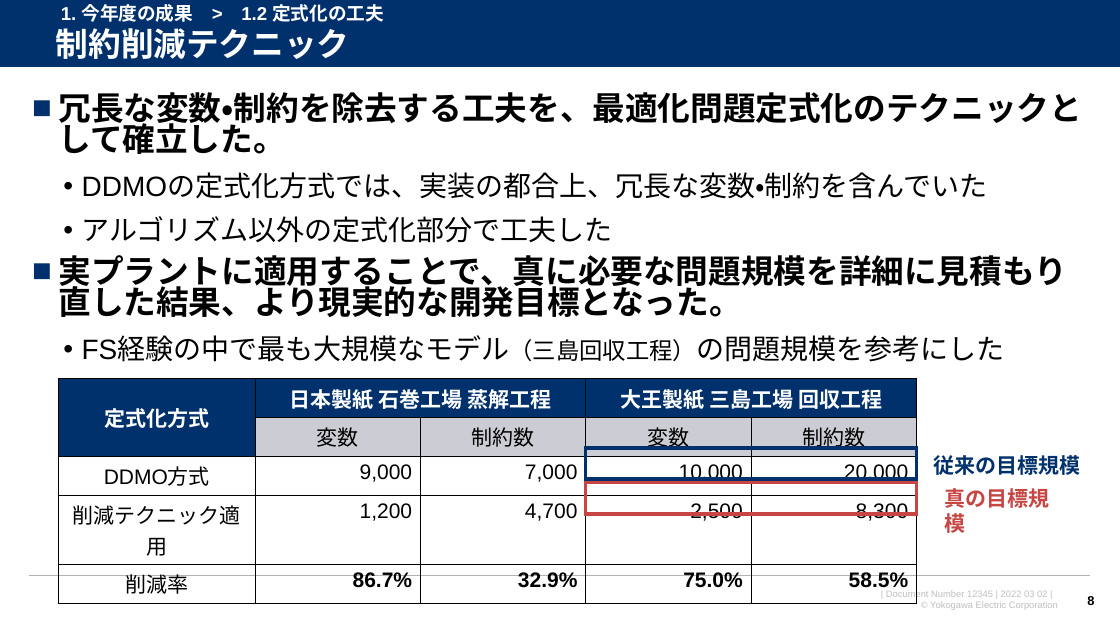
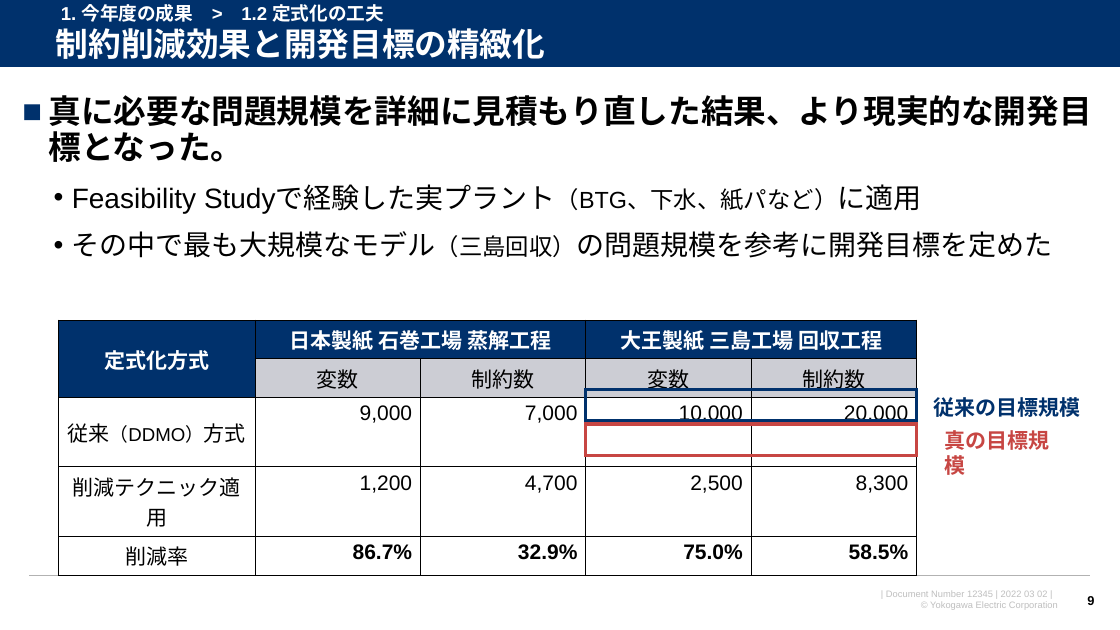
Before and after one commit to watarukumagai-git/opt, a slide deck: slide 9 of 220302_来年度の共同研究について_rev.0.pptx (slide 8 before the commit). Drawn at 1120x630 pixels with LibreOffice and Linux fonts; fonts in the diff are those of the drawing; background and template pictures are left out. Boxes give left, top, right and bottom in pixels: in the first picture for what was removed or moved away, otherwise in the second. Text is boxed around its words. In the diff, an @@ line names an element or a change of style, - is before the commit and + after.

```diff
--- a/220302_来年度の共同研究について_rev.0.pptx
+++ b/220302_来年度の共同研究について_rev.0.pptx
@@ text at bbox=[56, 28, 545, 59]: text changed @@
-制約削減テクニック
+制約削減効果と開発目標の精緻化
@@ text at bbox=[49, 95, 1092, 258]: text changed; size 28 to 24 pt; bold off @@
-■ 冗長な変数・制約を除去する工夫を、最適化問題定式化のテクニックとして確立した。
-  • DDMOの定式化方式では、実装の都合上、冗長な変数・制約を含んでいた
-  • アルゴリズム以外の定式化部分で工夫した
-■ 実プラントに適用することで、真に必要な問題規模を詳細に見積もり直した結果、より現実的な開発目標となった。
-  • FS経験の中で最も大規模なモデル（三島回収工程）の問題規模を参考にした
+■ 真に必要な問題規模を詳細に見積もり直した結果、より現実的な開発目標となった。
+  • Feasibility Studyで経験した実プラント（BTG、下水、紙パなど）に適用
+  • その中で最も大規模なモデル（三島回収）の問題規模を参考に開発目標を定めた
@@ table at bbox=[59, 320, 918, 570] @@
-row 3, column 1: DDMO方式
+row 3, column 1: 従来（DDMO）方式
@@ table: place and size @@
-table at bbox=[59, 379, 918, 598]
+table at bbox=[59, 320, 918, 570]
@@ 2 texts, 2 rectangles: place and size @@
-2 texts, 2 rectangles at bbox=[586, 448, 1081, 536]
+2 texts, 2 rectangles at bbox=[586, 390, 1081, 478]
```
Also in this commit, not shown: 16 other slides changed, 3 slides added, 5 slides removed.
